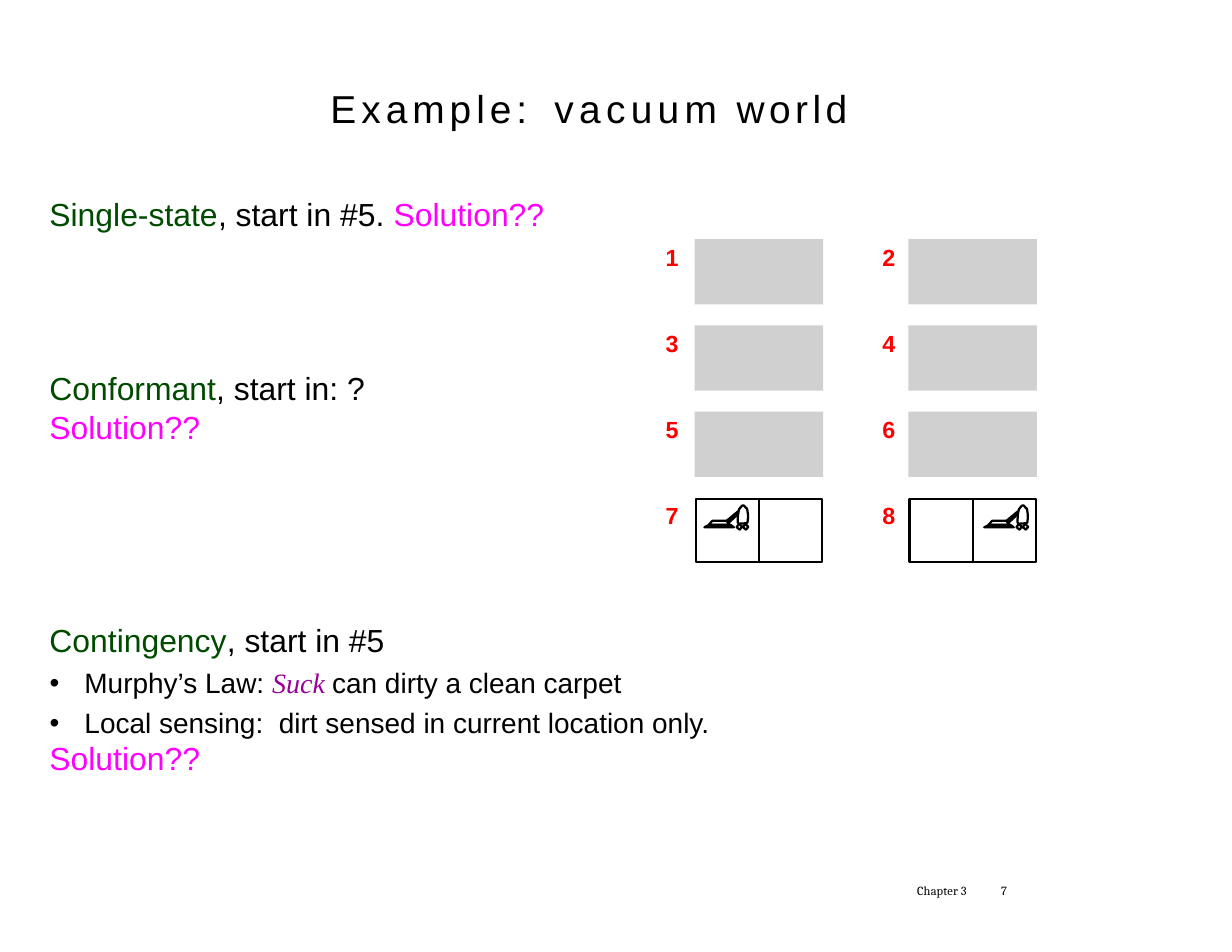
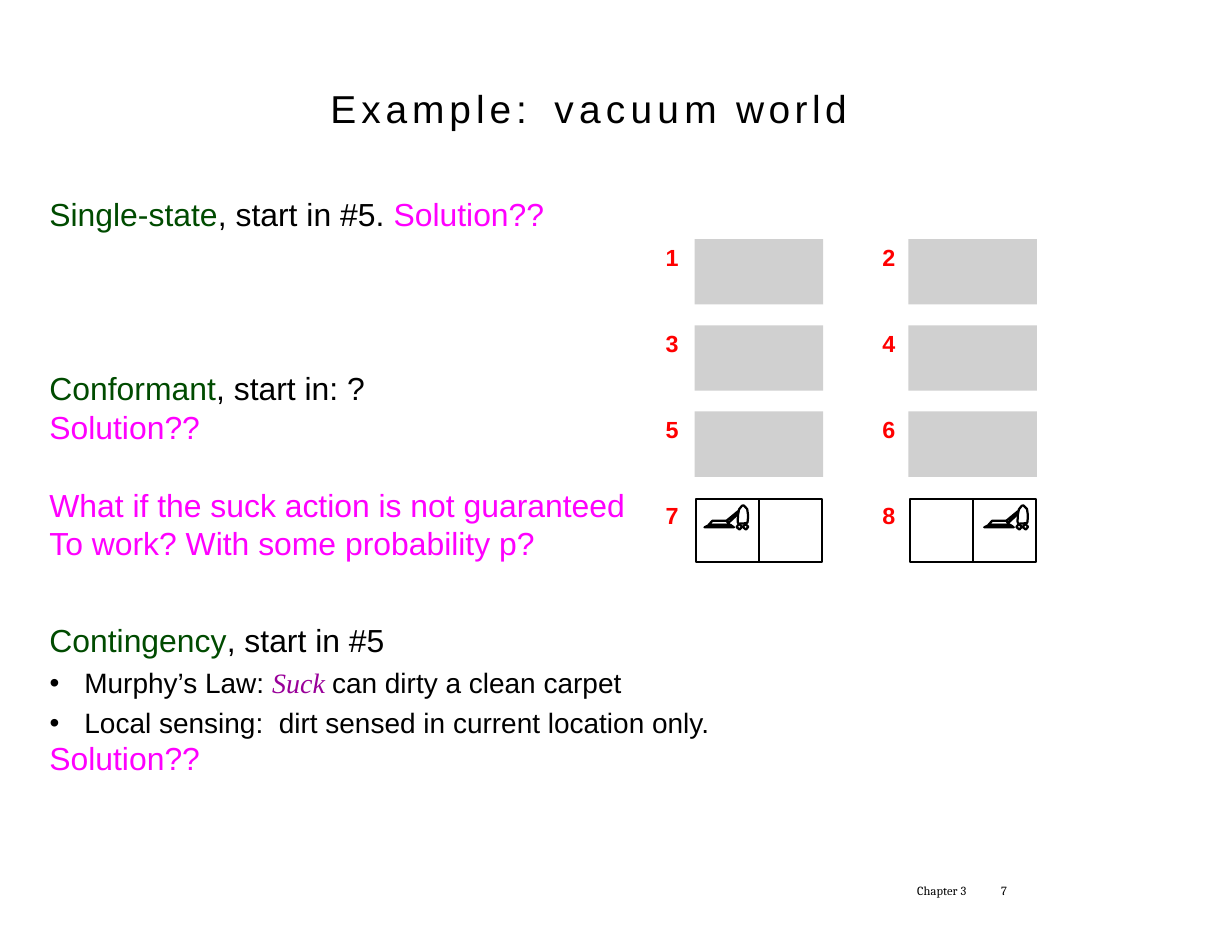
Before and after one commit to tdhock/cs470-570-spring-2023, a slide deck: slide 7 of slides/chapter3.1.pptx. Drawn at 1232x952 pixels with LibreOffice and Linux fonts; fonts in the diff are those of the drawing; grey boxes stand for pictures. Boxes give left, top, right and bottom in pixels: in the first picture for what was removed or moved away, otherwise in the second. Text is boxed around its words. In the diff, an @@ line names an element or a change of style, - is before the commit and + after.

```diff
--- a/slides/chapter3.1.pptx
+++ b/slides/chapter3.1.pptx
@@ text at [49, 494, 625, 562]: paragraphs added @@
+What if the suck action is not guaranteed
+To work? With some probability p?
```
Also in this commit, not shown: 21 other slides changed, 1 other file.
